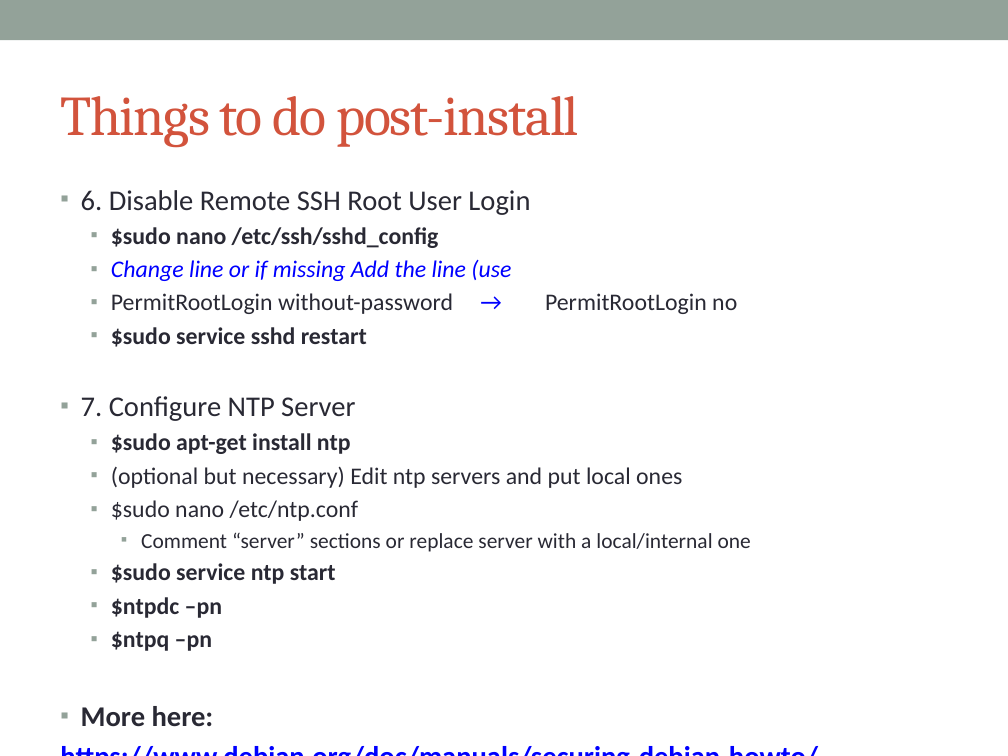
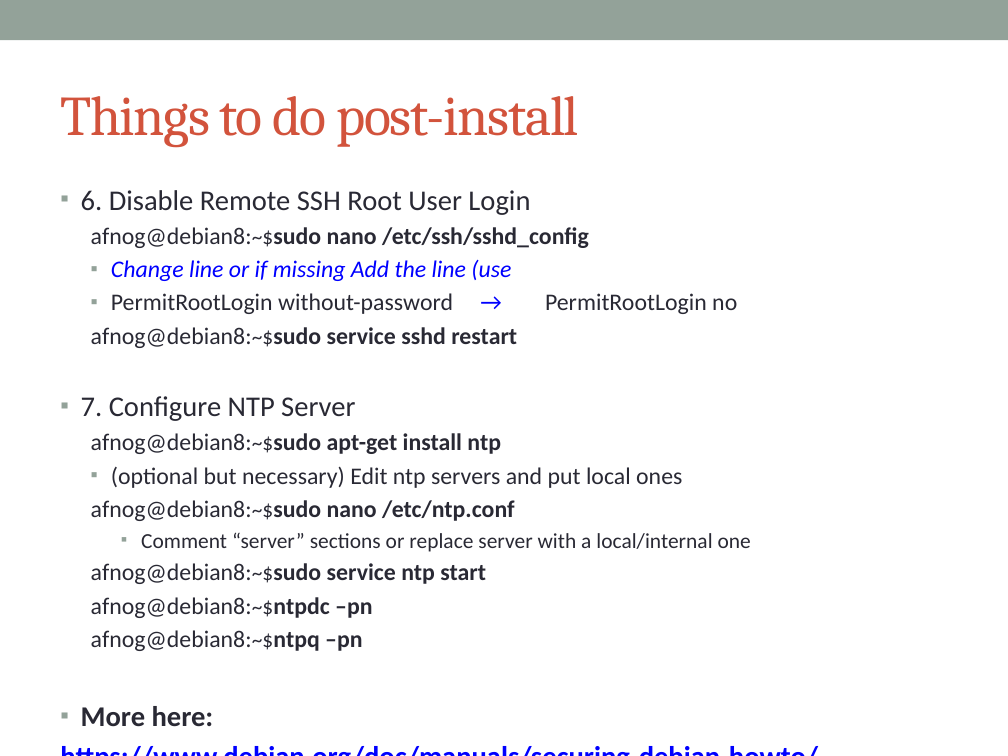
Before and after one commit to afnog/sse, a slide deck: slide 24 of intro/IntroPresentation.pptx. Drawn at 1008x756 pixels with LibreOffice and Linux fonts; fonts in the diff are those of the drawing. Boxes give left, top, right and bottom in pixels: in the first picture for what was removed or moved away, otherwise in the second. Text is boxed around its words. In the diff, an @@ line names an element or a change of style, - is before the commit and + after.

Commit message:
/ ‘intro/IntroPresentation.pptx’

```diff
--- a/intro/IntroPresentation.pptx
+++ b/intro/IntroPresentation.pptx
@@ text at (91, 227, 589, 248): text changed @@
-  ▪ $sudo nano /etc/ssh/sshd_config
+  afnog@debian8:~$sudo nano /etc/ssh/sshd_config
@@ text at (91, 327, 517, 348): text changed @@
-  ▪ $sudo service sshd restart
+  afnog@debian8:~$sudo service sshd restart
@@ text at (91, 433, 501, 454): text changed @@
-  ▪ $sudo apt-get install ntp
+  afnog@debian8:~$sudo apt-get install ntp
@@ text at (91, 500, 515, 521): text changed; bold on @@
-  ▪ $sudo nano /etc/ntp.conf
+  afnog@debian8:~$sudo nano /etc/ntp.conf
@@ text at (91, 563, 486, 651): text changed; bold off @@
-  ▪ $sudo service ntp start
-  ▪ $ntpdc –pn
-  ▪ $ntpq –pn
+  afnog@debian8:~$sudo service ntp start
+  afnog@debian8:~$ntpdc –pn
+  afnog@debian8:~$ntpq –pn
```
Also in this commit, not shown: 1 other slide changed.
